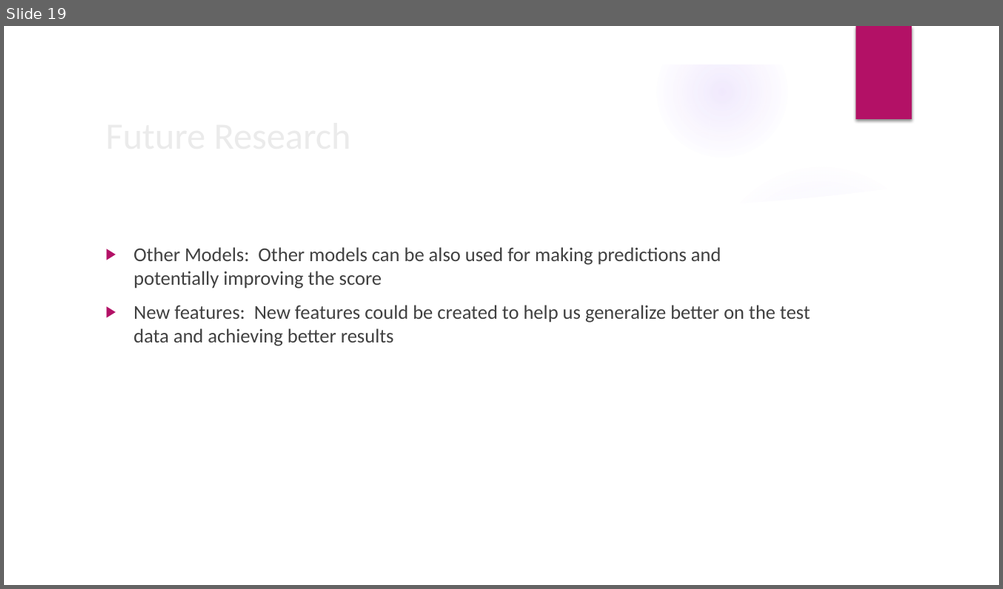
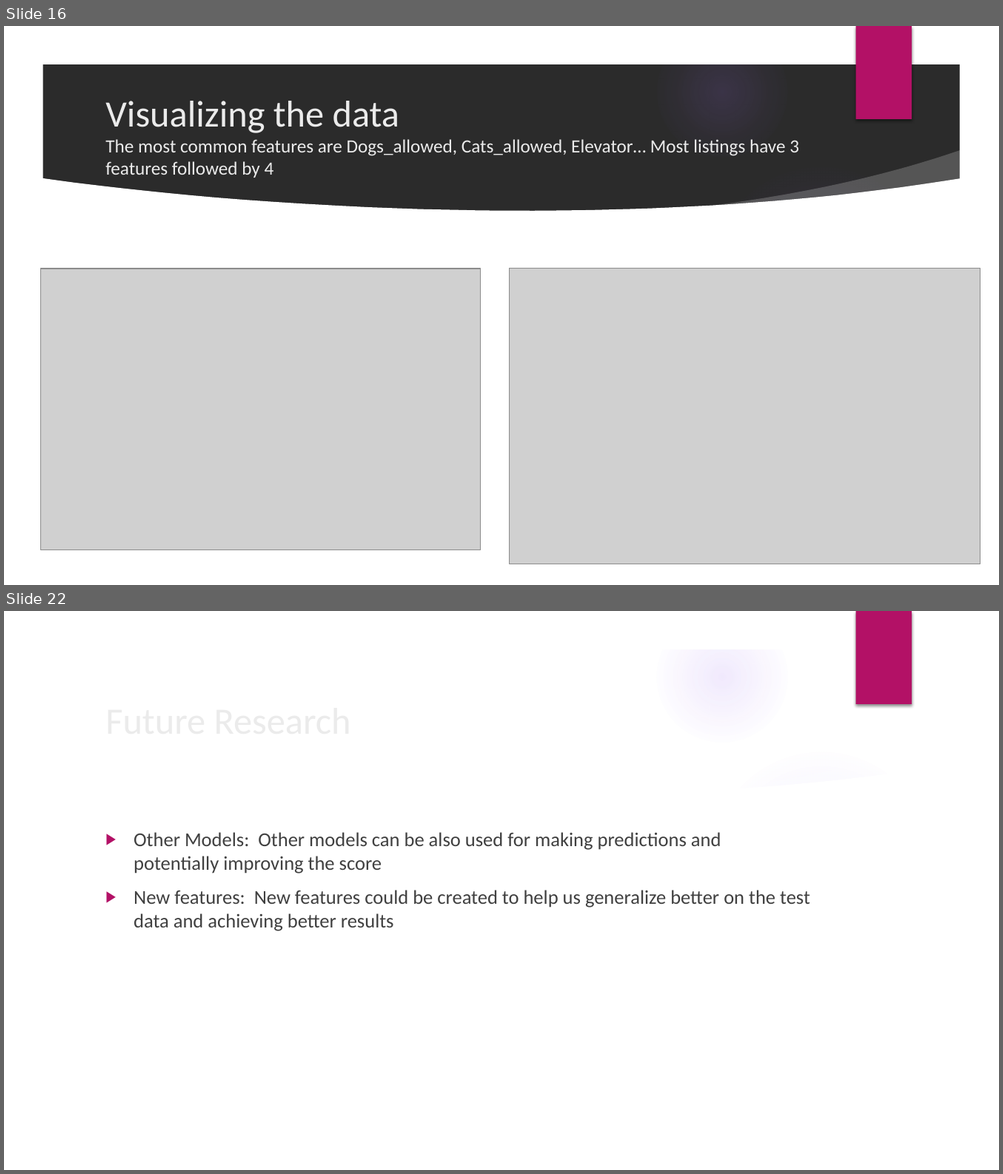
Before and after one commit to SidhantAB/Springboard-data-science-intensive-Capstone-project, a slide deck: Capstone Project Presentation.pptx. Shown one above the other, each under a label of ours: slide 19 before the commit, slides 16 and 22 after it; the slides between them are not shown. The pictures are 1003x589 and 1003x1174 pixels, drawn with LibreOffice and Linux fonts; fonts in the diff are those of the drawing; grey boxes stand for pictures; background and template pictures are left out; a plain dark background stands for a picture behind light text. Boxes give left, top, right and bottom in pixels: in the first picture for what was removed or moved away, otherwise in the second. Text is boxed around its words. In the diff, an @@ line names an element or a change of style, - is before the commit and + after.

```diff
--- a/Capstone Project Presentation.pptx
+++ b/Capstone Project Presentation.pptx
@@ slide 16 added at bbox=[4, 26, 999, 585], background picture (left out); not listed: 9 template elements that a slide beside it also shows @@
@@ title added at bbox=[105, 101, 799, 178], 18 pt, text #EBEBEB @@
+Visualizing the data
+The most common features are Dogs_allowed, Cats_allowed, Elevator… Most listings have 3 features followed by 4
@@ picture added at bbox=[40, 269, 481, 550] @@
@@ picture added at bbox=[510, 269, 980, 564] @@
@@ what was slide 19 is now slide 22 @@
```
Also in this commit, not shown: 13 slides changed, 6 other slides added, 4 slides removed.
